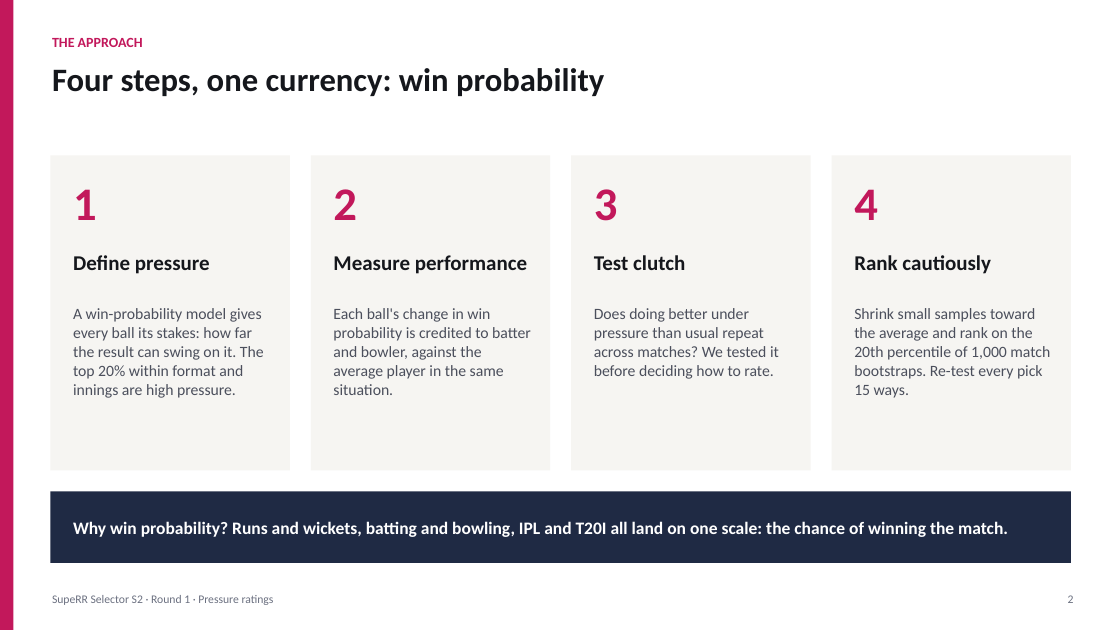
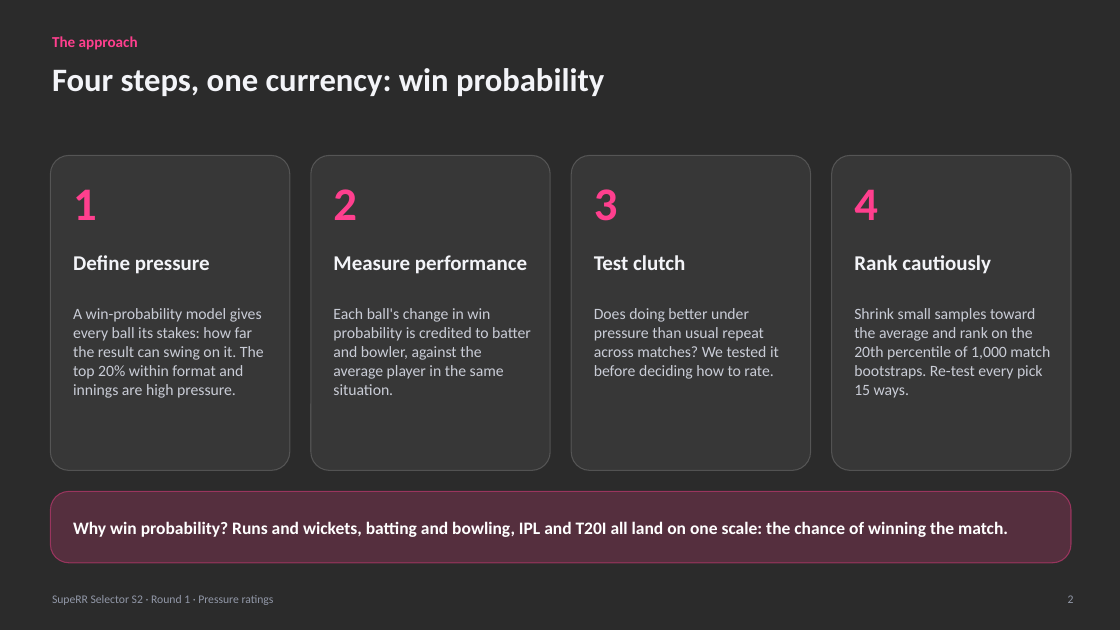
Before and after one commit to dhruvsharma06-web/Rajasthan-Royals, a slide deck: slide 2 of outputs/report/SupeRR_Selector_Pressure_Ratings.pptx. Drawn at 1120x630 pixels with LibreOffice and Linux fonts; fonts in the diff are those of the drawing; background and template pictures are left out; a plain dark background stands for a picture behind light text. Boxes give left, top, right and bottom in pixels: in the first picture for what was removed or moved away, otherwise in the second. Text is boxed around its words. In the diff, an @@ line names an element or a change of style, - is before the commit and + after.

```diff
--- a/outputs/report/SupeRR_Selector_Pressure_Ratings.pptx
+++ b/outputs/report/SupeRR_Selector_Pressure_Ratings.pptx
@@ background #FFFFFF to picture (left out) @@
@@ rectangle removed at box(0, 0, 13, 630) @@
@@ text at box(52, 36, 138, 50): text changed; size 12 to 13 pt; text colour #C2185B to #FF3F8E @@
-THE APPROACH
+The approach
@@ rectangle removed at box(50, 155, 290, 471) @@
@@ rounded rectangle added at box(50, 155, 290, 471), fill #FFFFFF at 6% opacity, outline #FFFFFF 0.9 pt @@
@@ rectangle removed at box(311, 155, 550, 471) @@
@@ rounded rectangle added at box(311, 155, 550, 471), fill #FFFFFF at 6% opacity, outline #FFFFFF 0.9 pt @@
@@ rectangle removed at box(571, 155, 811, 471) @@
@@ rounded rectangle added at box(571, 155, 811, 471), fill #FFFFFF at 6% opacity, outline #FFFFFF 0.9 pt @@
@@ rectangle removed at box(832, 155, 1071, 471) @@
@@ rounded rectangle added at box(832, 155, 1071, 471), fill #FFFFFF at 6% opacity, outline #FFFFFF 0.9 pt @@
@@ text colour #C2185B to #FF3F8E in 4 elements at box(73, 189, 97, 220), box(333, 189, 357, 220), box(594, 189, 618, 221), box(854, 189, 878, 220) @@
@@ text colour #15171C to #F3F4F8 in 5 elements at box(52, 68, 604, 96), box(73, 255, 210, 274), box(333, 255, 527, 274), box(594, 255, 685, 270), box(854, 255, 991, 274) @@
@@ text colour #4B4F5C to #C9CCD6 in 4 elements at box(73, 308, 264, 398), box(333, 308, 531, 395), box(594, 308, 779, 379), box(854, 308, 1050, 398) @@
@@ rectangle removed at box(50, 492, 1071, 563) @@
@@ rounded rectangle added at box(50, 492, 1071, 563), fill #FF3F8E at 20% opacity, outline #FF3F8E 0.9 pt @@
@@ text "SupeRR Selector S2 · Round ..." at box(52, 595, 274, 605): text colour #6B7080 to #9298A8 @@
@@ text "2" at box(1068, 595, 1074, 603): text colour #6B7080 to #9298A8 @@
```
Also in this commit, not shown: 12 other slides changed, 15 other files.
